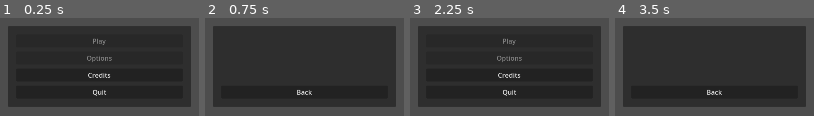
Above: before the commit, frames 1-4 (left to right).
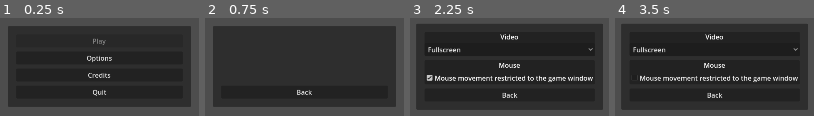
Above: after the commit, the same moments.

Repository: 0x0netech/godot-rts
Game: Godot game, scene res://source/Main.tscn
The game is run twice, just before and just after one commit, with the same random seed, the same clock (stepped at 60 frames per second) and the same inputs.
Inputs (mouse positions are in pixels of both pictures, inside the frame that each line leads up to):
- Up to frame 1 (0.25 s): no input
- Up to frame 2 (0.75 s): click "Credits" at 0.5 s
- Up to frame 3 (2.25 s): click "Back" at 1.25 s; click (509, 58) at 2 s, where only the run after the commit has a clickable "Options"
- Up to frame 4 (3.5 s): click (714, 77) at 2.75 s, where only the run after the commit has a clickable "Mouse movement restricted to …"

The runs differ from the first frame. In frame 1, 0.3% of the frame differs, in the area x 43-57%, y 38-45%; in frame 2, nothing differs; in frame 3, 11%, in the area x 3-97%, y 6-94%; in frame 4, 9.9%.

Commit message:
Add options menu & options manager

Diff:
--- a/project.godot
+++ b/project.godot
@@ -15,6 +15,10 @@
 config/features=PackedStringArray("4.0", "Forward Plus")
 config/icon="res://icon.svg"
 
+[autoload]
+
+Globals="*res://source/Globals.gd"
+
 [display]
 
 window/size/viewport_width=1920
--- /dev/null
+++ b/source/Globals.gd
@@ -0,0 +1,7 @@
+extends Node
+
+const Options = preload("res://source/model/Options.gd")
+
+var options = (
+	load("user://options.tres") if ResourceLoader.exists("user://options.tres") else Options.new()
+)
--- a/source/main-menu/Main.gd
+++ b/source/main-menu/Main.gd
@@ -1,9 +1,13 @@
 extends Control
+
+
+func _on_options_button_pressed():
+	get_tree().change_scene_to_file("res://source/main-menu/Options.tscn")
+
+
+func _on_credits_button_pressed():
+	get_tree().change_scene_to_file("res://source/main-menu/Credits.tscn")
 
 
 func _on_quit_button_pressed():
 	get_tree().quit()
-
-
-func _on_credits_button_pressed():
-	get_tree().change_scene_to_file("res://source/main-menu/Credits.tscn")
--- a/source/main-menu/Main.tscn
+++ b/source/main-menu/Main.tscn
@@ -7,6 +7,8 @@
 anchors_preset = 15
 anchor_right = 1.0
 anchor_bottom = 1.0
+grow_horizontal = 2
+grow_vertical = 2
 script = ExtResource("1_2uj2d")
 
 [node name="MarginContainer" type="MarginContainer" parent="."]
@@ -45,7 +47,6 @@
 [node name="Button2" type="Button" parent="MarginContainer/MarginContainer/VBoxContainer"]
 layout_mode = 2
 focus_mode = 0
-disabled = true
 text = "Options"
 
 [node name="Button3" type="Button" parent="MarginContainer/MarginContainer/VBoxContainer"]
@@ -63,5 +64,6 @@
 layout_mode = 2
 mouse_filter = 2
 
+[connection signal="pressed" from="MarginContainer/MarginContainer/VBoxContainer/Button2" to="." method="_on_options_button_pressed"]
 [connection signal="pressed" from="MarginContainer/MarginContainer/VBoxContainer/Button3" to="." method="_on_credits_button_pressed"]
 [connection signal="pressed" from="MarginContainer/MarginContainer/VBoxContainer/Button4" to="." method="_on_quit_button_pressed"]
--- /dev/null
+++ b/source/main-menu/Options.gd
@@ -0,0 +1,26 @@
+extends Control
+
+@onready var _screen = find_child("Screen")
+@onready var _mouse_movement_restricted = find_child("MouseMovementRestricted")
+
+
+func _ready():
+	_mouse_movement_restricted.button_pressed = Globals.options.mouse_restricted
+	_screen.selected = Globals.options.screen
+
+
+func _on_mouse_movement_restricted_pressed():
+	Globals.options.mouse_restricted = _mouse_movement_restricted.button_pressed
+	ResourceSaver.save(Globals.options, "user://options.tres")
+
+
+func _on_screen_item_selected(index):
+	Globals.options.screen = {
+		0: Globals.options.Screen.FULL,
+		1: Globals.options.Screen.WINDOW,
+	}[index]
+	ResourceSaver.save(Globals.options, "user://options.tres")
+
+
+func _on_back_button_pressed():
+	get_tree().change_scene_to_file("res://source/main-menu/Main.tscn")
--- /dev/null
+++ b/source/main-menu/Options.tscn
@@ -0,0 +1,107 @@
+[gd_scene load_steps=2 format=3 uid="uid://bawu5eau3t4ek"]
+
+[ext_resource type="Script" path="res://source/main-menu/Options.gd" id="1_msrcd"]
+
+[node name="Options" type="Control"]
+layout_mode = 3
+anchors_preset = 15
+anchor_right = 1.0
+anchor_bottom = 1.0
+grow_horizontal = 2
+grow_vertical = 2
+script = ExtResource("1_msrcd")
+
+[node name="MarginContainer" type="MarginContainer" parent="."]
+anchors_preset = 8
+anchor_left = 0.5
+anchor_top = 0.5
+anchor_right = 0.5
+anchor_bottom = 0.5
+offset_left = -55.0
+offset_top = -97.0
+offset_right = 55.0
+offset_bottom = 97.0
+grow_horizontal = 2
+grow_vertical = 2
+
+[node name="MarginContainer" type="MarginContainer" parent="MarginContainer"]
+offset_right = 449.0
+offset_bottom = 213.0
+theme_override_constants/margin_left = 20
+theme_override_constants/margin_top = 20
+theme_override_constants/margin_right = 20
+theme_override_constants/margin_bottom = 20
+
+[node name="VBoxContainer" type="VBoxContainer" parent="MarginContainer/MarginContainer"]
+custom_minimum_size = Vector2(400, 0)
+offset_left = 20.0
+offset_top = 20.0
+offset_right = 429.0
+offset_bottom = 193.0
+theme_override_constants/separation = 10
+alignment = 1
+
+[node name="PanelContainer" type="PanelContainer" parent="MarginContainer/MarginContainer/VBoxContainer"]
+offset_right = 409.0
+offset_bottom = 61.0
+
+[node name="VBoxContainer" type="VBoxContainer" parent="MarginContainer/MarginContainer/VBoxContainer/PanelContainer"]
+offset_right = 409.0
+offset_bottom = 61.0
+
+[node name="Label" type="Label" parent="MarginContainer/MarginContainer/VBoxContainer/PanelContainer/VBoxContainer"]
+offset_right = 409.0
+offset_bottom = 26.0
+text = "Video"
+horizontal_alignment = 1
+
+[node name="Screen" type="OptionButton" parent="MarginContainer/MarginContainer/VBoxContainer/PanelContainer/VBoxContainer"]
+offset_top = 30.0
+offset_right = 409.0
+offset_bottom = 61.0
+focus_mode = 0
+item_count = 2
+selected = 0
+popup/item_0/text = "Fullscreen"
+popup/item_0/id = 0
+popup/item_1/text = "Window"
+popup/item_1/id = 1
+
+[node name="PanelContainer2" type="PanelContainer" parent="MarginContainer/MarginContainer/VBoxContainer"]
+offset_top = 71.0
+offset_right = 409.0
+offset_bottom = 132.0
+
+[node name="VBoxContainer" type="VBoxContainer" parent="MarginContainer/MarginContainer/VBoxContainer/PanelContainer2"]
+offset_right = 409.0
+offset_bottom = 61.0
+
+[node name="Label" type="Label" parent="MarginContainer/MarginContainer/VBoxContainer/PanelContainer2/VBoxContainer"]
+offset_right = 409.0
+offset_bottom = 26.0
+text = "Mouse"
+horizontal_alignment = 1
+
+[node name="MouseMovementRestricted" type="CheckBox" parent="MarginContainer/MarginContainer/VBoxContainer/PanelContainer2/VBoxContainer"]
+offset_top = 30.0
+offset_right = 409.0
+offset_bottom = 61.0
+focus_mode = 0
+text = "Mouse movement restricted to the game window"
+
+[node name="Button" type="Button" parent="MarginContainer/MarginContainer/VBoxContainer"]
+offset_top = 142.0
+offset_right = 409.0
+offset_bottom = 173.0
+focus_mode = 0
+text = "Back"
+
+[node name="Panel" type="Panel" parent="MarginContainer"]
+show_behind_parent = true
+offset_right = 449.0
+offset_bottom = 213.0
+mouse_filter = 2
+
+[connection signal="item_selected" from="MarginContainer/MarginContainer/VBoxContainer/PanelContainer/VBoxContainer/Screen" to="." method="_on_screen_item_selected"]
+[connection signal="pressed" from="MarginContainer/MarginContainer/VBoxContainer/PanelContainer2/VBoxContainer/MouseMovementRestricted" to="." method="_on_mouse_movement_restricted_pressed"]
+[connection signal="pressed" from="MarginContainer/MarginContainer/VBoxContainer/Button" to="." method="_on_back_button_pressed"]
--- /dev/null
+++ b/source/model/Options.gd
@@ -0,0 +1,49 @@
+# TODO: fix gdtoolkit bugs
+# gdlint: disable=class-definitions-order, expression-not-assigned
+extends Resource
+
+enum Screen { FULL = 0, WINDOW = 1 }
+
+@export var screen: Screen = Screen.FULL:
+	set = _set_screen
+@export var mouse_restricted = true:
+	set = _set_mouse_restricted
+
+
+func _init():
+	_apply_stored_options()
+
+
+func _set_screen(value):
+	screen = value
+	_apply_screen()
+
+
+func _set_mouse_restricted(value):
+	mouse_restricted = value
+	_apply_mouse_restricted()
+
+
+func _apply_stored_options():
+	_apply_screen()
+	_apply_mouse_restricted()
+
+
+func _apply_screen():
+	(
+		DisplayServer
+		. window_set_mode(
+			(
+				DisplayServer.WINDOW_MODE_FULLSCREEN
+				if screen == Screen.FULL
+				else DisplayServer.WINDOW_MODE_WINDOWED
+			)
+		)
+	)
+
+
+func _apply_mouse_restricted():
+	if mouse_restricted:
+		Input.set_mouse_mode(Input.MOUSE_MODE_CONFINED)
+	else:
+		Input.set_mouse_mode(Input.MOUSE_MODE_VISIBLE)
